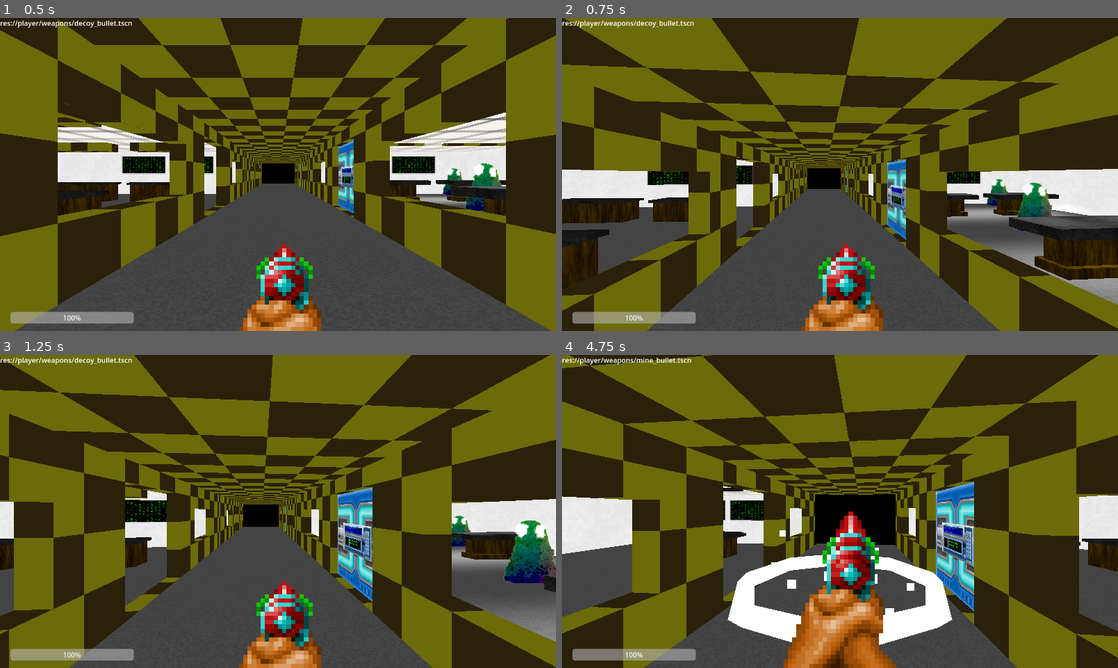
Above: before the commit, frames 1-4 (two rows, left to right).
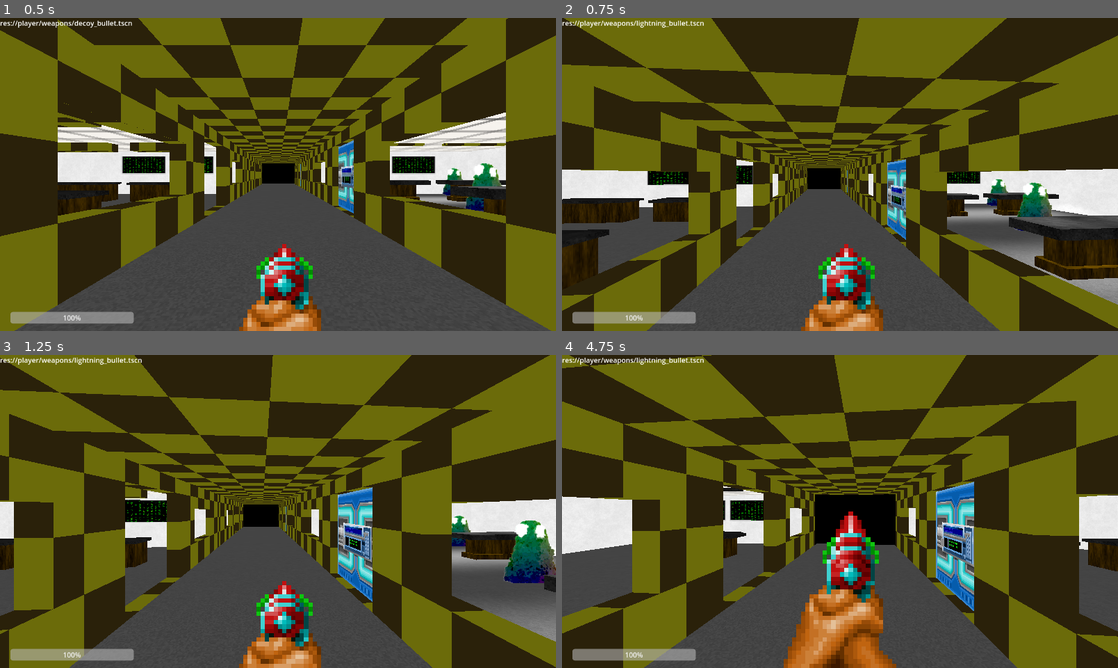
Above: after the commit, the same moments.

Repository: ralabate/21dbl
Game: Godot game, scene res://level/lab.tscn
Two runs of this game, one before a commit and one after it. Both use one fixed random seed, a clock stepped at 60 frames per second and the inputs below.
Inputs (mouse positions are in pixels of both pictures, inside the frame that each line leads up to):
- Up to frame 1 (0.5 s): no input
- Up to frame 2 (0.75 s): tap Enter (ui_accept) at 0.5 s; move the mouse to (867, 174) at 0.52 s; hold W (move_forward) from 0.53 s (still down); tap 3 (ability_3, bound only after the commit) at 0.6 s
- Up to frame 3 (1.25 s): keep holding W (move_forward); tap Enter (ui_accept) at 0.77 s
- Up to frame 4 (4.75 s): keep holding W (move_forward); move the mouse to (812, 511) at 1.27 s; tap 1 (ability_1) at 1.35 s; tap Enter (ui_accept) at 1.52, 3.02, 3.77, 4.52 s; tap 3 (ability_3, bound only after the commit) every 0.75 s from 1.55 to 4.55 s; move the mouse to (851, 505) at 2.02 s; tap 2 (ability_2) at 2.1 s; move the mouse to (834, 517) at 2.77 s; click (834, 517) at 2.85 s; move the mouse to (878, 514) at 3.52 s; hold Shift (sprint) 3.53-4.28 s; move the mouse to (795, 508) at 4.27 s; right-click (795, 508) at 4.35 s

Frame 1 is identical in both runs. In frame 2, 0.1% of the frame differs, in the area x 13-26%, y 0-4%; in frame 3, 0.1%; in frame 4, 3.9%, in the area x 13-71%, y 0-93%.
Error in both runs: Invalid access of index '1' on a base object of type: 'Array[Dictionary]'. (res://common/log.gd:9)

Commit message:
wip unfinished lighting zone ability

Diff:
--- a/first-person-explorer/common/components/ability_inventory_component.gd
+++ b/first-person-explorer/common/components/ability_inventory_component.gd
@@ -20,6 +20,8 @@
 		_current_ability = 0
 	elif Input.is_action_just_pressed("ability_2"):
 		_current_ability = 1
+	elif Input.is_action_just_pressed("ability_3"):
+		_current_ability = 2
 
 	if _current_ability != previous:
 		var selected = abilities[_current_ability]
--- a/first-person-explorer/player/first_person_controller.gd
+++ b/first-person-explorer/player/first_person_controller.gd
@@ -8,7 +8,6 @@
 @export var headbob_speed = 1.0
 @export var headbob_amount = 0.05
 @export var headbob_frequency = 10.0
-
 
 @onready var health_component: HealthComponent = %HealthComponent
 @onready var trigger_fire_component: TriggerFireComponent = %TriggerFireComponent
--- a/first-person-explorer/player/first_person_controller.tscn
+++ b/first-person-explorer/player/first_person_controller.tscn
@@ -11,6 +11,7 @@
 [ext_resource type="Texture2D" uid="uid://cvs3aws5vq44a" path="res://player/weapons/images/pistol-fire-1.png" id="6_hynqe"]
 [ext_resource type="Texture2D" uid="uid://dntqhg0mkms44" path="res://player/weapons/images/pistol-fire-2.png" id="7_p4yk0"]
 [ext_resource type="PackedScene" uid="uid://clj2kgl355ryn" path="res://player/weapons/mine_bullet.tscn" id="7_vtoyx"]
+[ext_resource type="PackedScene" uid="uid://bjdsn54t3kwwb" path="res://player/weapons/lightning_bullet.tscn" id="8_72dxh"]
 [ext_resource type="Texture2D" uid="uid://prwc0t0inasf" path="res://player/weapons/images/pistol-fire-3.png" id="8_nst1k"]
 [ext_resource type="Texture2D" uid="uid://drbtagputumbv" path="res://player/weapons/images/pistol-fire-4.png" id="9_rvvfq"]
 [ext_resource type="Texture2D" uid="uid://c6citgotws0lu" path="res://level/images/keys/yellow-keycard.png" id="11_p4yk0"]
@@ -76,7 +77,7 @@
 [node name="AbilityInventory" type="Node" parent="."]
 unique_name_in_owner = true
 script = ExtResource("2_iatk6")
-abilities = Array[PackedScene]([ExtResource("6_fmphg"), ExtResource("7_vtoyx")])
+abilities = Array[PackedScene]([ExtResource("6_fmphg"), ExtResource("7_vtoyx"), ExtResource("8_72dxh")])
 metadata/_custom_type_script = "uid://d0dbewhb72jh2"
 
 [node name="KeyInventoryComponent" type="Node" parent="."]
--- /dev/null
+++ b/first-person-explorer/player/weapons/lightning_bullet.tscn
@@ -0,0 +1,27 @@
+[gd_scene load_steps=5 format=3 uid="uid://bjdsn54t3kwwb"]
+
+[ext_resource type="Script" uid="uid://cjv5dso0dv240" path="res://player/weapons/bullet.gd" id="1_xuu5b"]
+[ext_resource type="PackedScene" uid="uid://c6csgh1hv1r2p" path="res://player/weapons/lightning_zone.tscn" id="2_xuu5b"]
+[ext_resource type="Texture2D" uid="uid://btqbpe0iasi6d" path="res://player/weapons/images/decoy.png" id="3_c0dai"]
+
+[sub_resource type="SphereShape3D" id="SphereShape3D_rtl8c"]
+radius = 0.319399
+
+[node name="LightningBullet" type="Area3D"]
+collision_layer = 2
+collision_mask = 13
+script = ExtResource("1_xuu5b")
+speed = 75.0
+damage = 0
+apply_gravity = true
+spawn_on_collision = ExtResource("2_xuu5b")
+
+[node name="CollisionShape3D" type="CollisionShape3D" parent="."]
+shape = SubResource("SphereShape3D_rtl8c")
+
+[node name="Sprite3D" type="Sprite3D" parent="."]
+billboard = 1
+shaded = true
+double_sided = false
+texture_filter = 0
+texture = ExtResource("3_c0dai")
--- /dev/null
+++ b/first-person-explorer/player/weapons/lightning_zone.gd
@@ -0,0 +1,25 @@
+extends Area3D
+
+
+@export var damage_amount = 5
+@onready var collision_shape := %CollisionShape3D
+
+
+# Called when the node enters the scene tree for the first time.
+func _ready() -> void:
+	var player = get_tree().get_first_node_in_group("player")
+	assert(player != null, "Where's the player?!")
+
+	var overlapping_bodies = get_overlapping_bodies()
+	overlapping_bodies.sort_custom(
+		func(a, b): return a.distance_to(player.global_position)
+	)
+
+	# TODO: Scale the damage on subsequent hits.
+	for body in overlapping_bodies:
+		if body.has_node("HealthComponent"):
+			var health_component = body.get_node("HealthComponent") as HealthComponent
+			health_component.damage(5)
+			await get_tree().create_timer(1.0)
+
+	#queue_free()
--- /dev/null
+++ b/first-person-explorer/player/weapons/lightning_zone.tscn
@@ -0,0 +1,17 @@
+[gd_scene load_steps=3 format=3 uid="uid://c6csgh1hv1r2p"]
+
+[ext_resource type="Script" uid="uid://crb2n5rysfrg1" path="res://player/weapons/lightning_zone.gd" id="1_00sbs"]
+
+[sub_resource type="CylinderShape3D" id="CylinderShape3D_rleqt"]
+height = 1.0
+radius = 2.0
+
+[node name="LightningZone" type="Area3D"]
+collision_layer = 2
+collision_mask = 14
+script = ExtResource("1_00sbs")
+
+[node name="CollisionShape3D" type="CollisionShape3D" parent="."]
+unique_name_in_owner = true
+shape = SubResource("CylinderShape3D_rleqt")
+debug_color = Color(1, 0, 0, 0.419608)
--- a/first-person-explorer/project.godot
+++ b/first-person-explorer/project.godot
@@ -76,3 +76,8 @@
 "events": [Object(InputEventKey,"resource_local_to_scene":false,"resource_name":"","device":-1,"window_id":0,"alt_press …(195 unchanged characters)…
 ]
 }
+ability_3={
+"deadzone": 0.2,
+"events": [Object(InputEventKey,"resource_local_to_scene":false,"resource_name":"","device":-1,"window_id":0,"alt_pressed":false,"shift_pressed":false,"ctrl_pressed":false,"meta_pressed":false,"pressed":false,"keycode":0,"physical_keycode":51,"key_label":0,"unicode":51,"location":0,"echo":false,"script":null)
+]
+}
Not shown: 1 places in first-person-explorer/player/first_person_controller.tscn that only renumber resources
Not shown, added: first-person-explorer/player/weapons/lightning_zone.gd.uid
